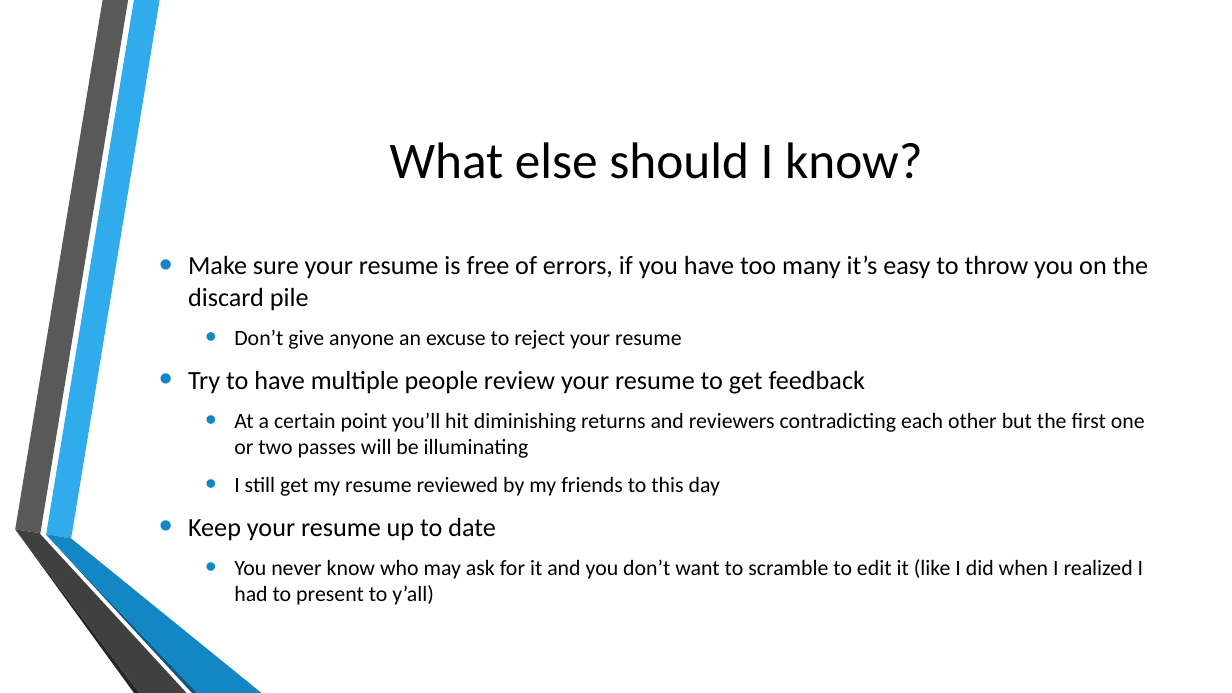
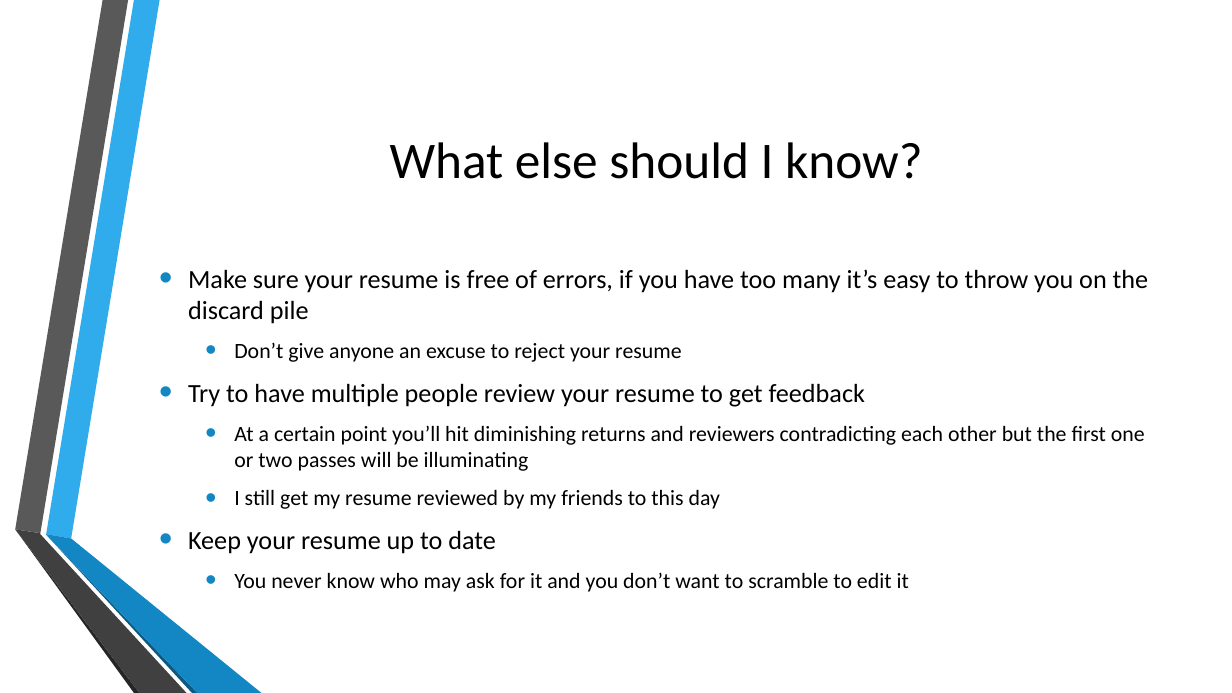
Before and after one commit to prakitmohal/presentations, a slide deck: slide 21 of Resumes 101.pptx. Drawn at 1232x693 pixels with LibreOffice and Linux fonts; fonts in the diff are those of the drawing; background and template pictures are left out. Boxes give left, top, right and bottom in pixels: in the first picture for what was removed or moved away, otherwise in the second. Text is boxed around its words. In the diff, an @@ line names an element or a change of style, - is before the commit and + after.

```diff
--- a/Resumes 101.pptx
+++ b/Resumes 101.pptx
@@ text at box(234, 572, 909, 592): text changed @@
-  • You never know who may ask for it and you don’t want to scramble to edit it (like I did when I realized I had to present to y’all)
+  • You never know who may ask for it and you don’t want to scramble to edit it
```
Also in this commit, not shown: 4 other slides changed.
